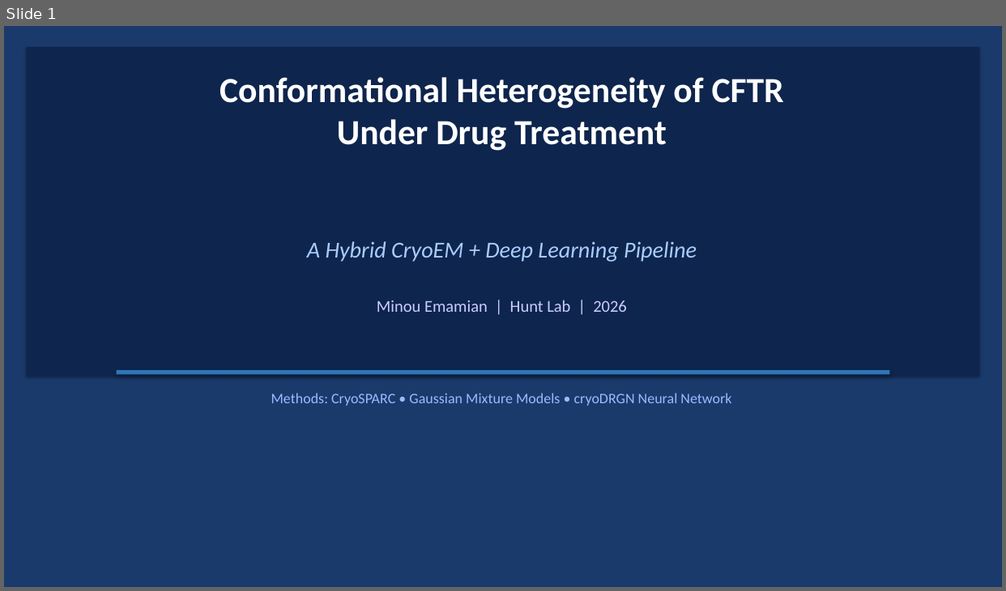
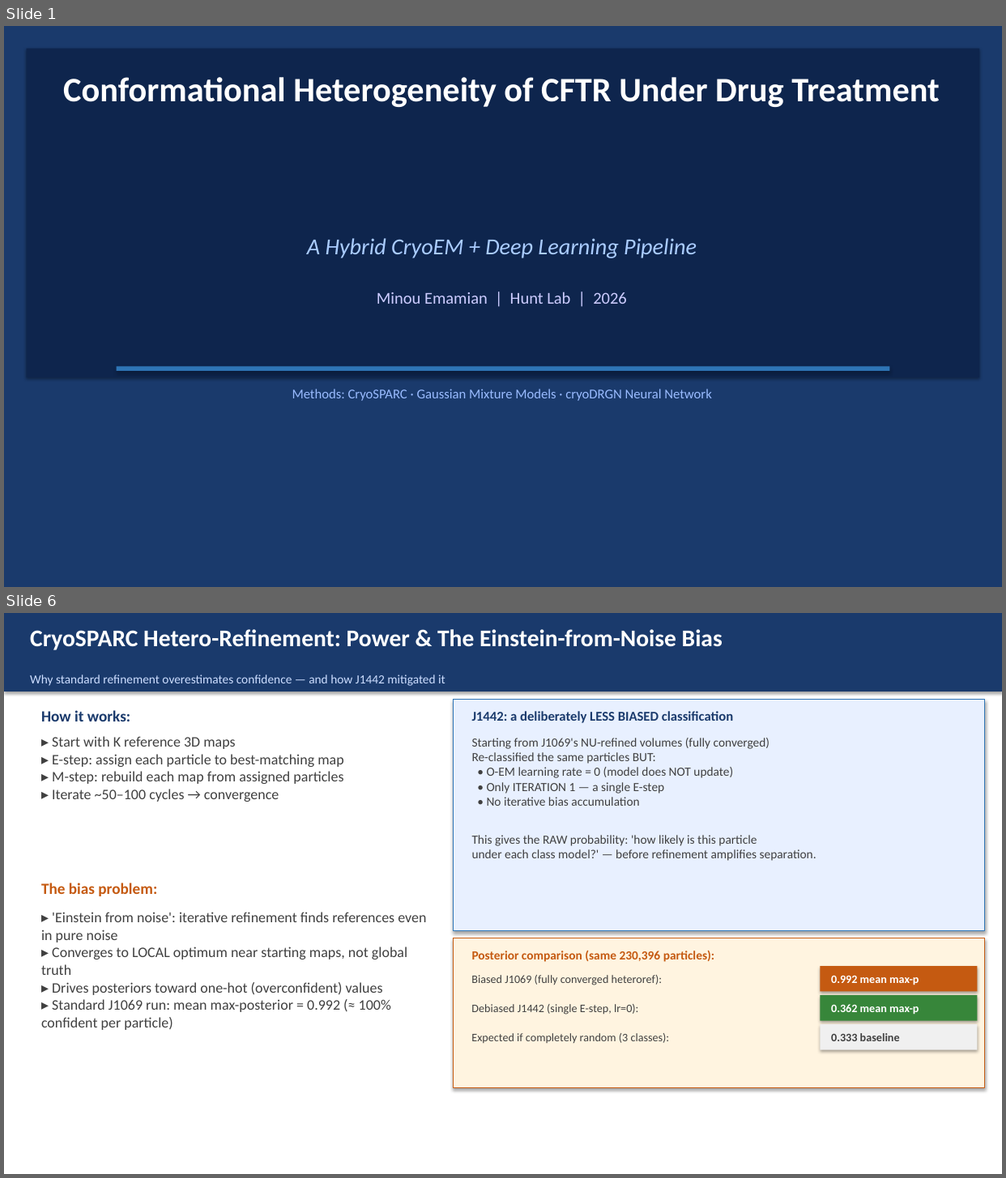
Before and after one commit to minouemmad/cryoem-classification, a slide deck: docs/CFTR_cryoDRGN_presentation.pptx. Shown one above the other, each under a label of ours: slide 1 before the commit, slides 1 and 6 after it; the slides between them are not shown. The pictures are 1006x591 and 1006x1178 pixels, drawn with LibreOffice and Linux fonts; fonts in the diff are those of the drawing. Boxes give left, top, right and bottom in pixels: in the first picture for what was removed or moved away, otherwise in the second. Text is boxed around its words. In the diff, an @@ line names an element or a change of style, - is before the commit and + after.

```diff
--- a/docs/CFTR_cryoDRGN_presentation.pptx
+++ b/docs/CFTR_cryoDRGN_presentation.pptx
@@ slide 6 added at box(4, 613, 1002, 1174), background #FFFFFF @@
@@ rectangle added at box(4, 613, 1002, 692), fill #1A3A6C @@
@@ text added at box(30, 629, 722, 650), 23 pt, text #FFFFFF, bold @@
+CryoSPARC Hetero-Refinement: Power & The Einstein-from-Noise Bias
@@ text added at box(30, 675, 445, 686), 12 pt, text #CCDDFF @@
+Why standard refinement overestimates confidence — and how J1442 mitigated it
@@ rectangle added at box(454, 699, 985, 931), fill #E8F0FF, outline #2E75B6 0.75 pt @@
@@ text added at box(41, 710, 130, 722), 15 pt, text #1A3A6C, bold @@
+How it works:
@@ text added at box(472, 711, 733, 723), 13 pt, text #1A3A6C, bold @@
+J1442: a deliberately LESS BIASED classification
@@ text added at box(52, 736, 343, 802), 14 pt, text #404040 @@
+▸ Start with K reference 3D maps
+▸ E-step: assign each particle to best-matching map
+▸ M-step: rebuild each map from assigned particles
+▸ Iterate ~50–100 cycles → convergence
@@ text added at box(472, 738, 816, 861), 12 pt, text #404040 @@
+Starting from J1069's NU-refined volumes (fully converged)
+Re-classified the same particles BUT:
+• O-EM learning rate = 0 (model does NOT update)
+• Only ITERATION 1 — a single E-step
+• No iterative bias accumulation
+This gives the RAW probability: 'how likely is this particle
+under each class model?' — before refinement amplifies separation.
@@ text added at box(41, 883, 157, 897), 15 pt, text #C55A11, bold @@
+The bias problem:
@@ text added at box(41, 912, 426, 1030), 14 pt, text #404040 @@
+▸ 'Einstein from noise': iterative refinement finds references even in pure noise
+▸ Converges to LOCAL optimum near starting maps, not global truth
+▸ Drives posteriors toward one-hot (overconfident) values
+▸ Standard J1069 run: mean max-posterior = 0.992 (≈ 100% confident per particle)
@@ rectangle added at box(454, 939, 985, 1088), fill #FFF4E0, outline #C55A11 0.75 pt @@
@@ text added at box(472, 950, 714, 962), 12 pt, text #C55A11, bold @@
+Posterior comparison (same 230,396 particles):
@@ text added at box(471, 975, 662, 986), 11 pt, text #404040 @@
+Biased J1069 (fully converged heteroref):
@@ rectangle added at box(820, 966, 978, 992), fill #C55A11 @@
@@ text added at box(831, 975, 918, 986), 11 pt, text #FFFFFF, bold @@
+0.992 mean max-p
@@ rectangle added at box(820, 995, 978, 1021), fill #37863A @@
@@ text added at box(471, 1004, 638, 1015), 11 pt, text #404040 @@
+Debiased J1442 (single E-step, lr=0):
@@ rectangle added at box(820, 1024, 978, 1050), fill #F0F0F0 @@
@@ text added at box(831, 1004, 918, 1015), 11 pt, text #FFFFFF, bold @@
+0.362 mean max-p
@@ text added at box(471, 1033, 670, 1043), 11 pt, text #404040 @@
+Expected if completely random (3 classes):
@@ text added at box(831, 1033, 900, 1041), 11 pt, text #404040, bold @@
+0.333 baseline
@@ slide 1 changed as well @@
@@ rectangle removed at box(4, 26, 1002, 587) @@
@@ text at box(63, 77, 940, 107): text changed; size 34 to 33 pt @@
-Conformational Heterogeneity of CFTR
-Under Drug Treatment
+Conformational Heterogeneity of CFTR Under Drug Treatment
@@ text "A Hybrid CryoEM + Deep ...": place and size @@
-text "A Hybrid CryoEM + Deep ..." at box(307, 241, 697, 262)
+text "A Hybrid CryoEM + Deep ..." at box(307, 238, 697, 258)
@@ text "Minou Emamian | Hunt Lab ...": place and size @@
-text "Minou Emamian | Hunt Lab ..." at box(377, 300, 626, 312)
+text "Minou Emamian | Hunt Lab ..." at box(377, 292, 626, 304)
@@ rectangle: place and size @@
-rectangle at box(117, 370, 889, 375)
+rectangle at box(117, 367, 889, 371)
@@ text at box(292, 389, 711, 401): text changed; size 14 to 13 pt @@
-Methods: CryoSPARC • Gaussian Mixture Models • cryoDRGN Neural Network
+Methods: CryoSPARC · Gaussian Mixture Models · cryoDRGN Neural Network
```
Also in this commit, not shown: 7 other slides changed, 5 other slides added, 7 slides removed, 1 other file.
